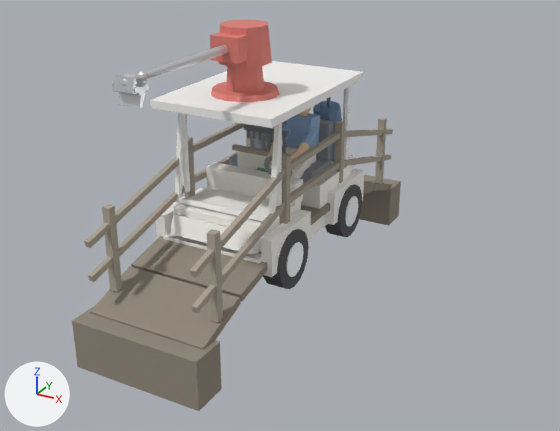
An edit to the Blender file art/clubhouse-and-cart.blend, drawn before and after from the same camera.
Before and after are seen from a camera (50 mm lens) standing at (4.35, -7.58, 4.24) and looking at (0.28, -0.17, 0.54). Lighting does not change. The marker at lower left points along +X, +Y and +Z. The first picture is the older version.

The scene before the commit, as lines of its bpy script (objects in view):
```python
me_cube_002 = bpy.data.meshes.new('Cube.002')
me_cube_002.from_pydata(...)  # a box spanning x -0.59..0.59, y -0.42..0.42, z -0.14..0.14
me_cube_002.materials.append(mat_chassis)  # white #f8f6f1
me_cube_014 = bpy.data.meshes.new('Cube.014')
me_cube_014.from_pydata(...)  # a box spanning x -0.74..0.74, y -1.14..1.14, z -0.05..0.05
me_cube_014.materials.append(mat_roof)  # white #fafaf8
me_turret_pedestal_001 = bpy.data.meshes.new('turret_pedestal.001')
me_turret_pedestal_001.from_pydata(...)  # a 10-sided cut cone along z (radius 0.22 at the low end, 0.17 at the high end) spanning x -0.209..0.209, y -0.22..0.22, z -0.275..0.275
me_turret_pedestal_001.materials.append(mat_turret_housing)  # pink #e38177
ob_canopy = bpy.data.objects.new('canopy', me_cube_014)
ob_canopy.parent = ob_chassis_pan
ob_canopy.location = (0.0, -0.06, 1.605)
ob_hood = bpy.data.objects.new('hood', me_cube_002)
ob_hood.parent = ob_chassis_pan
ob_hood.location = (0.0, -0.68, 0.27)
ob_turret_pedestal = bpy.data.objects.new('turret_pedestal', me_turret_pedestal_001)
ob_turret_pedestal.parent = ob_turret_pivot
ob_turret_pedestal.location = (0.0, 0.0, 0.275)
# also in view: 'arch_fr' at (0.69, -0.76, 0.53); 'housing_pitch' at (0.0, -0.45, 2.6); 'arch_rr' at (0.69, 0.78, 0.53); 'bridge_deck_1' at (0.0, -1.4, 0.39); 'wheel_rr' at (0.68, 0.78, 0.34)
```
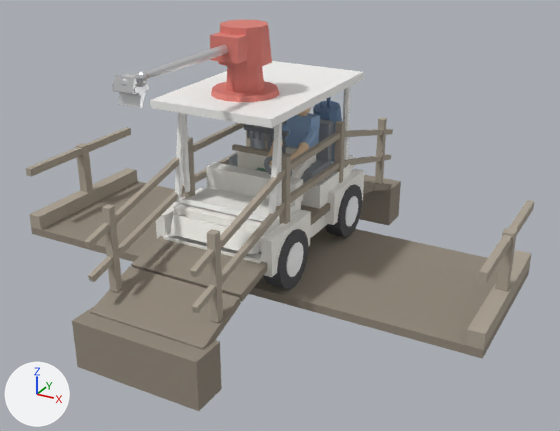
Boxes (x1, y1, x2, y2) around the edits, measured in the pictures (560 x 431 px):
'boardwalk_deck', added
    after: (31, 181, 530, 359)
'boardwalk_kerb_r', added
    after: (466, 250, 532, 350)
'boardwalk_kerb_l', added
    after: (29, 168, 138, 230)
'boardwalk_rail_l', added
    after: (26, 127, 131, 177)
'boardwalk_rail_r', added
    after: (478, 200, 534, 283)
'boardwalk_post_r', added
    after: (495, 228, 517, 292)
'boardwalk_post_l', added
    after: (76, 143, 93, 193)

What the commit changed:
Mesh me_boardwalk_rail_r is new.
It is a box spanning x -0.04..0.04, y -1.0..1.0, z -0.05..0.05.
It uses material mat_prop_timber (grey #ada495).
Mesh me_boardwalk_deck_001 is new.
It is a box spanning x -3.0..3.0, y -1.0..1.0, z -0.05..0.05.
It uses material mat_prop_timber_dark (grey #93897c).
Mesh me_boardwalk_post_r is new.
It is a box spanning x -0.06..0.06, y -0.06..0.06, z -0.425..0.425.
It uses material mat_prop_timber (grey #ada495).
Mesh me_boardwalk_kerb_r is new.
It is a box spanning x -0.09..0.09, y -1.0..1.0, z -0.09..0.09.
It uses material mat_prop_timber (grey #ada495).
Object 'boardwalk_rail_r' (ob_boardwalk_rail_r) is new; it shows me_boardwalk_rail_r.
Its parent is ob_boardwalk_deck.
Its location is (2.91, 0.0, 0.83).
Object 'boardwalk_deck' (ob_boardwalk_deck) is new; it shows me_boardwalk_deck_001.
Its location is (0.0, 0.0, -0.05).
Object 'boardwalk_post_r' (ob_boardwalk_post_r) is new; it shows me_boardwalk_post_r.
Its parent is ob_boardwalk_deck.
Its location is (2.91, 0.0, 0.475).
Object 'boardwalk_kerb_r' (ob_boardwalk_kerb_r) is new; it shows me_boardwalk_kerb_r.
Its parent is ob_boardwalk_deck.
Its location is (2.91, 0.0, 0.14).
Object 'boardwalk_rail_l' (ob_boardwalk_rail_l) is new; it shows a copy of me_boardwalk_rail_r.
Its parent is ob_boardwalk_deck.
Its location is (-2.91, 0.0, 0.83).
Object 'boardwalk_post_l' (ob_boardwalk_post_l) is new; it shows a copy of me_boardwalk_post_r.
Its parent is ob_boardwalk_deck.
Its location is (-2.91, 0.0, 0.475).
Object 'boardwalk_kerb_l' (ob_boardwalk_kerb_l) is new; it shows a copy of me_boardwalk_kerb_r.
Its parent is ob_boardwalk_deck.
Its location is (-2.91, 0.0, 0.14).
